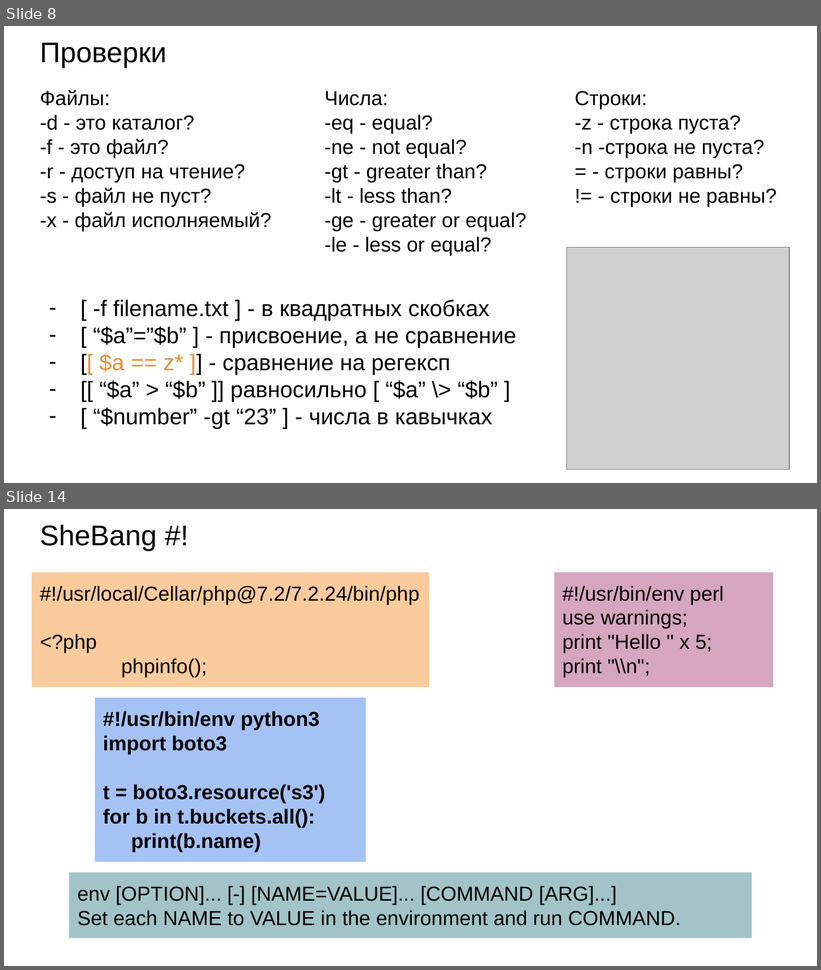
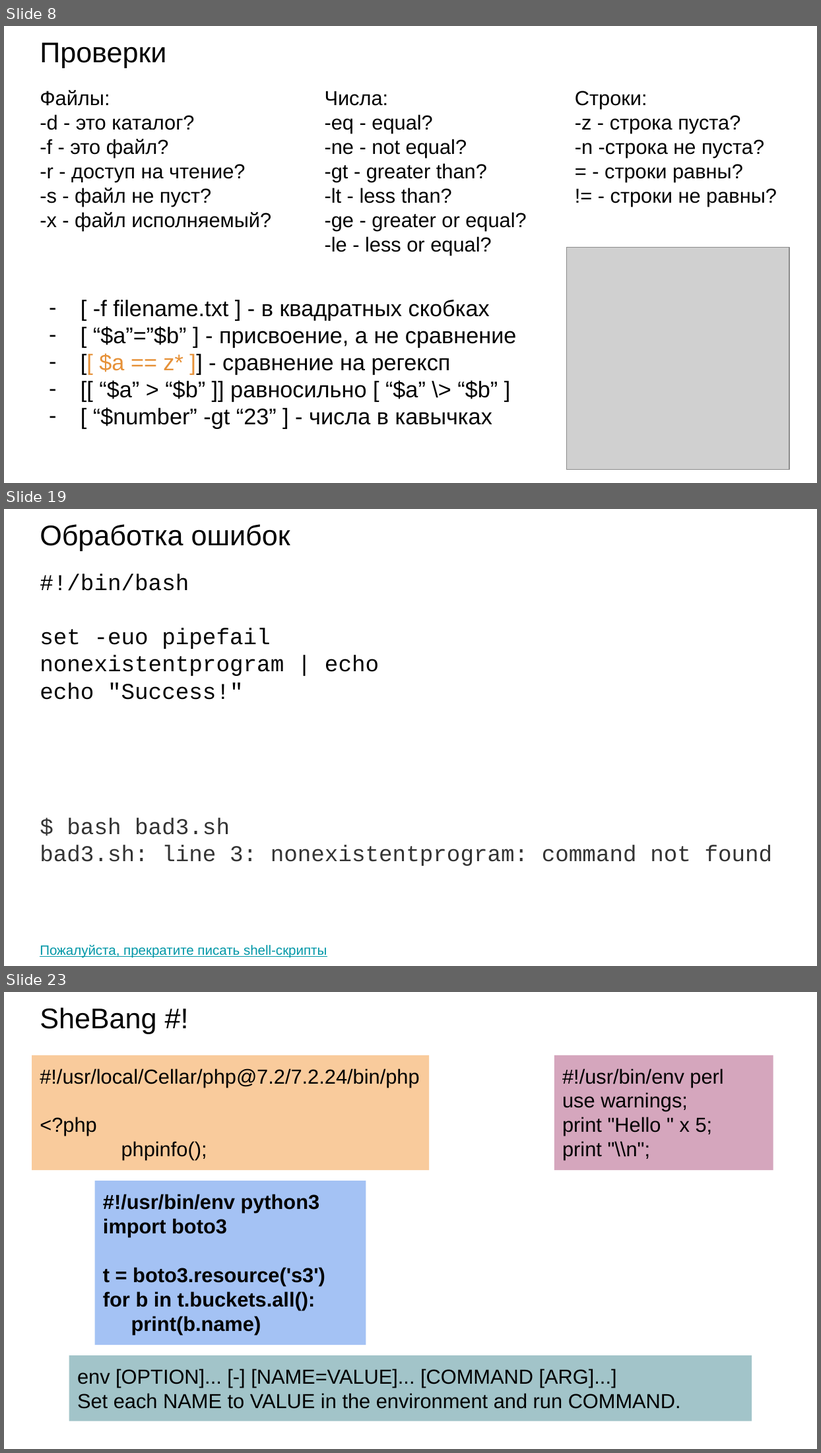
Before and after one commit to XoM9choK37/server-administration, a slide deck: theory/Облако/Лекции/3. bash.pptx. Shown one above the other, each under a label of ours: slides 8 and 14 before the commit, slides 8, 19 and 23 after it; the slides between them are not shown. The pictures are 821x970 and 821x1453 pixels, drawn with LibreOffice and Linux fonts; fonts in the diff are those of the drawing; grey boxes stand for pictures. Boxes give left, top, right and bottom in pixels: in the first picture for what was removed or moved away, otherwise in the second. Text is boxed around its words. In the diff, an @@ line names an element or a change of style, - is before the commit and + after.

```diff
--- a/theory/Облако/Лекции/3. bash.pptx
+++ b/theory/Облако/Лекции/3. bash.pptx
@@ slide 19 added at (4,509,817,966), background #FFFFFF @@
@@ title added at (40,524,290,551), 25.2 pt, text #000000 @@
+Обработка ошибок
@@ text added at (40,574,379,700), 20 pt, text #000000 @@
+#!/bin/bash
+set -euo pipefail
+nonexistentprogram | echo
+echo "Success!"
@@ text added at (40,818,773,866), 20 pt, text #333333 @@
+$ bash bad3.sh
+bad3.sh: line 3: nonexistentprogram: command not found
@@ text added at (40,945,327,958), 12 pt, text #0097A7, underline @@
+Пожалуйста, прекратите писать shell-скрипты
@@ what was slide 14 is now slide 23 @@
```
Also in this commit, not shown: 14 slides changed, 9 other slides added, 1 slide removed, 32 other files.
